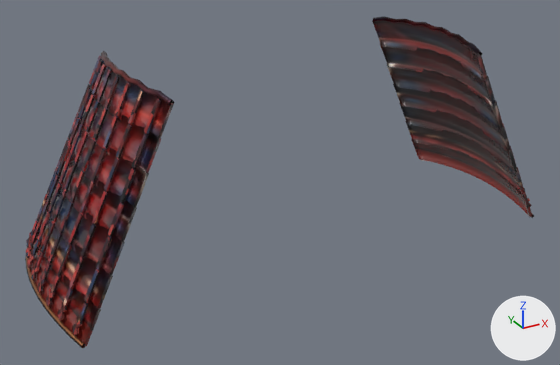
The glTF model public/games/era-clash/3d/assets/props/haru/sode.glb as it was, and as the next commit left it.
Before and after are seen from a 50 mm lens placed at (-0.495, -0.869, 0.517), pointed at (-0.024, -0.012, 0.088). Every picture has the same lights, and +X, +Y and +Z are marked at lower right. The older version comes first. Where no turn or scale is listed for an object, it has been applied to the vertices. Vertices at exactly the same position are counted once.

Names of what the first picture shows: 'SodeL', 'SodeR'.
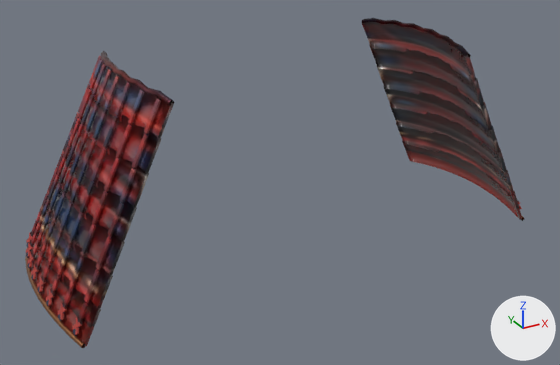
The newer file is also turned or shifted as a whole; pictures and numbers use the older file's frame.

What changed in the scene script:
```text
Change me_sode_sodel:
    used by ob_sodel; location = (0.0, 0.0, 0.0)
    remove me_sode_sodel.from_pydata(...)  # 1730 vertices, 3128 faces; spans x 0.211..0.364, y -0.135..0.135, z 0.0..0.276
    add me_sode_sodel.from_pydata(...)  # 1730 vertices, 3128 faces; spans x 0.191..0.344, y -0.135..0.135, z 0.0..0.276
    me_sode_sodel part 1: the whole mesh is moved by (-0.02, 0.0, 0.0)
Change me_sode_soder:
    where me_sode_soder.from_pydata(...)  # 1730 vertices, 3128 faces; spans x -0.364..-0.211, y -0.135..0.135, z 0.0..0.276
    used by ob_soder; location = (0.0, 0.0, 0.0)
    me_sode_soder part 2: texture (UV) coordinates of 2404 of 3128 faces, centred in x -0.363..-0.214, y -0.134..0.134, z 0.002..0.274, changed; they spanned u 0.0..1.0, v 0.0..1.0 and now span u 0.0..1.0, v 0.0..1.0
```

Changed parts and their boxes [x1, y1, x2, y2] in the pictures (560 x 365 px):
'SodeL', moved: before [372, 17, 534, 218]; after [362, 18, 525, 221]
part 2 of me_sode_soder, surface changed: [25, 54, 170, 348] in both
